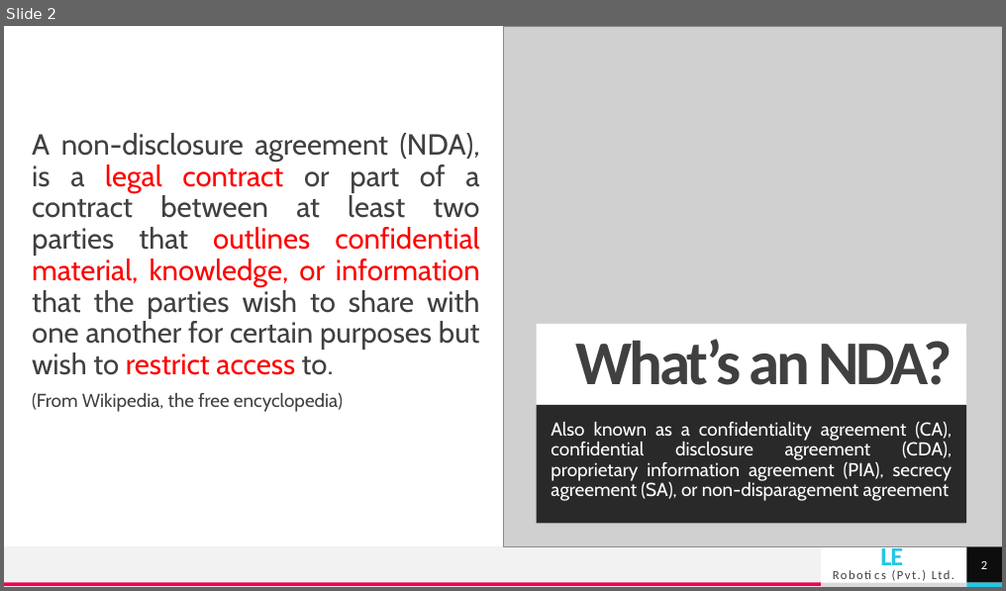
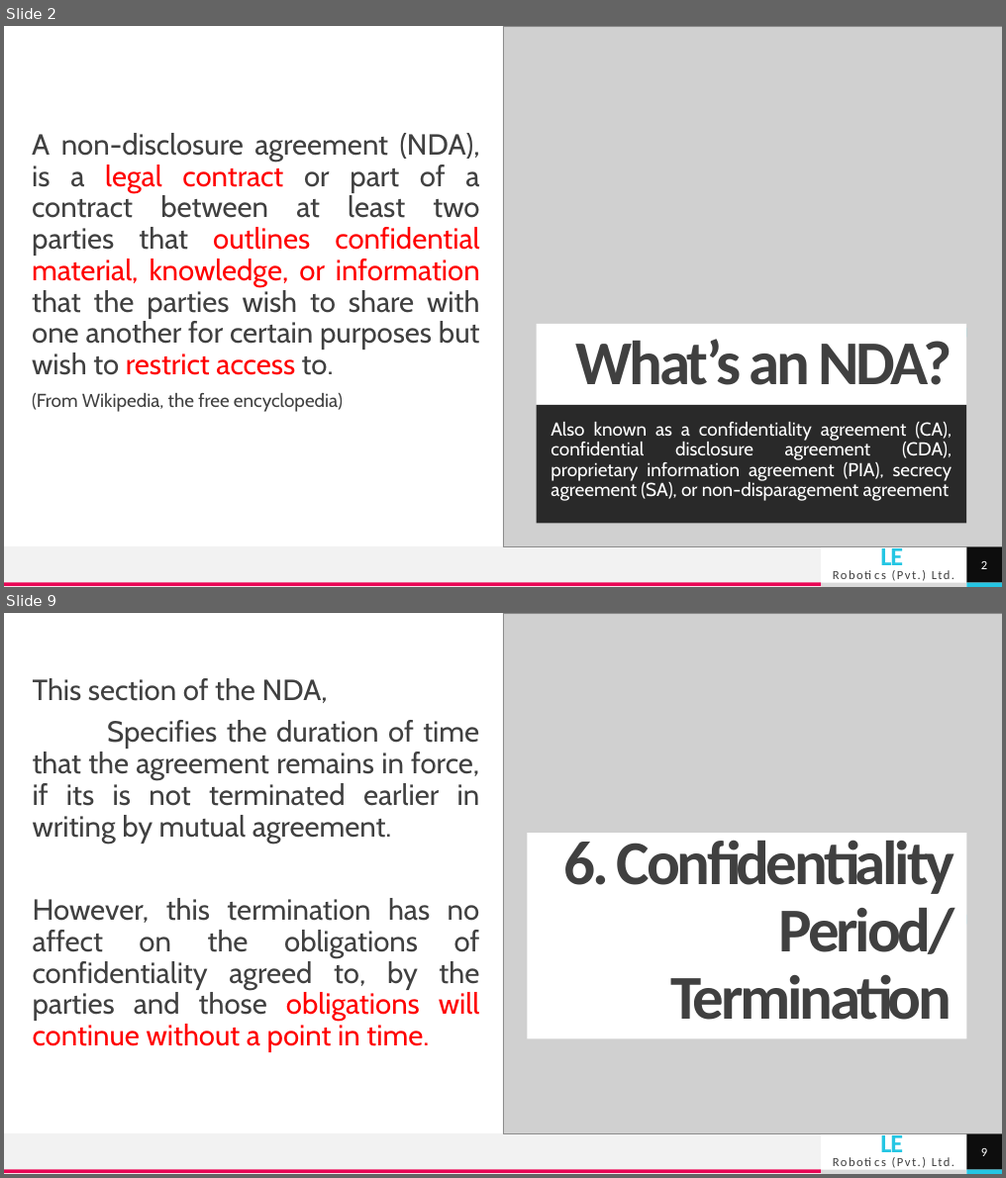
Before and after one commit to bimalka98/Industrial-Training, a slide deck: Presentations/Non-Disclosure Agreement.pptx. Shown one above the other, each under a label of ours: slide 2 before the commit, slides 2 and 9 after it; the slides between them are not shown. The pictures are 1006x591 and 1006x1178 pixels, drawn with LibreOffice and Linux fonts; fonts in the diff are those of the drawing; grey boxes stand for pictures. Boxes give left, top, right and bottom in pixels: in the first picture for what was removed or moved away, otherwise in the second. Text is boxed around its words. In the diff, an @@ line names an element or a change of style, - is before the commit and + after.

```diff
--- a/Presentations/Non-Disclosure Agreement.pptx
+++ b/Presentations/Non-Disclosure Agreement.pptx
@@ slide 9 added at (4, 613, 1002, 1174), background #FFFFFF; not listed: 6 template elements that a slide beside it also shows @@
@@ picture added at (503, 613, 1002, 1135) @@
@@ text added at (33, 720, 480, 1053), 28 pt, text #404040 @@
+This section of the NDA,
+Specifies the duration of time that the agreement remains in force, if its is not terminated earlier in writing by mutual agreement.
+However, this termination has no affect on the obligations of confidentiality agreed to, by the parties and those obligations will continue without a point in time.
@@ title added at (528, 833, 966, 1040), fill #FFFFFF, 60 pt, text #404040, bold @@
+6. Confidentiality Period/ Termination
@@ rectangle added at (769, 915, 966, 925), fill #25C6E3 @@
@@ page number added at (966, 1135, 1002, 1170), fill #0D0D0D, 12 pt, text #FFFFFF @@
+9
```
Also in this commit, not shown: 1 slide changed, 4 other slides added.
